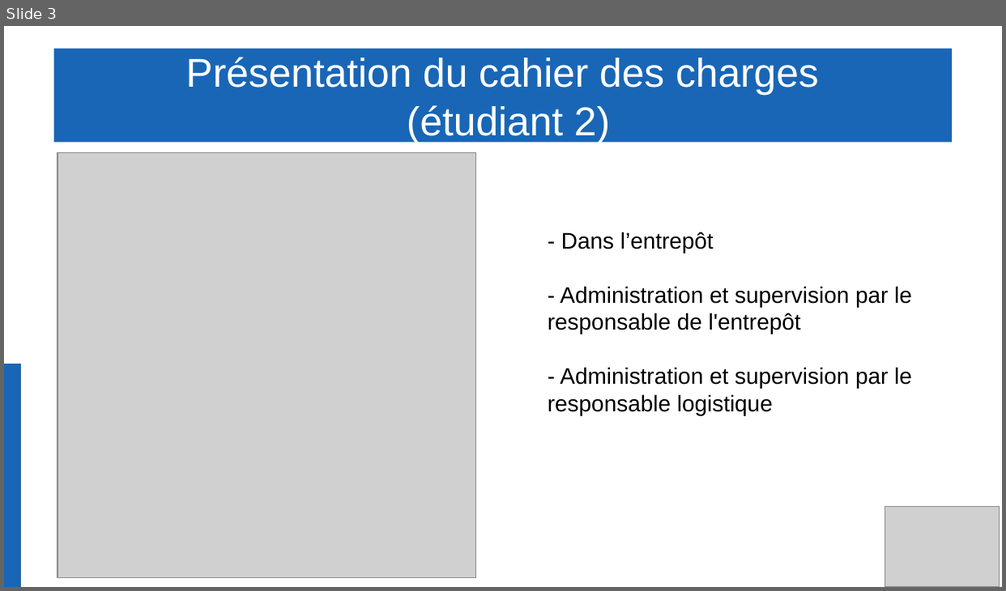
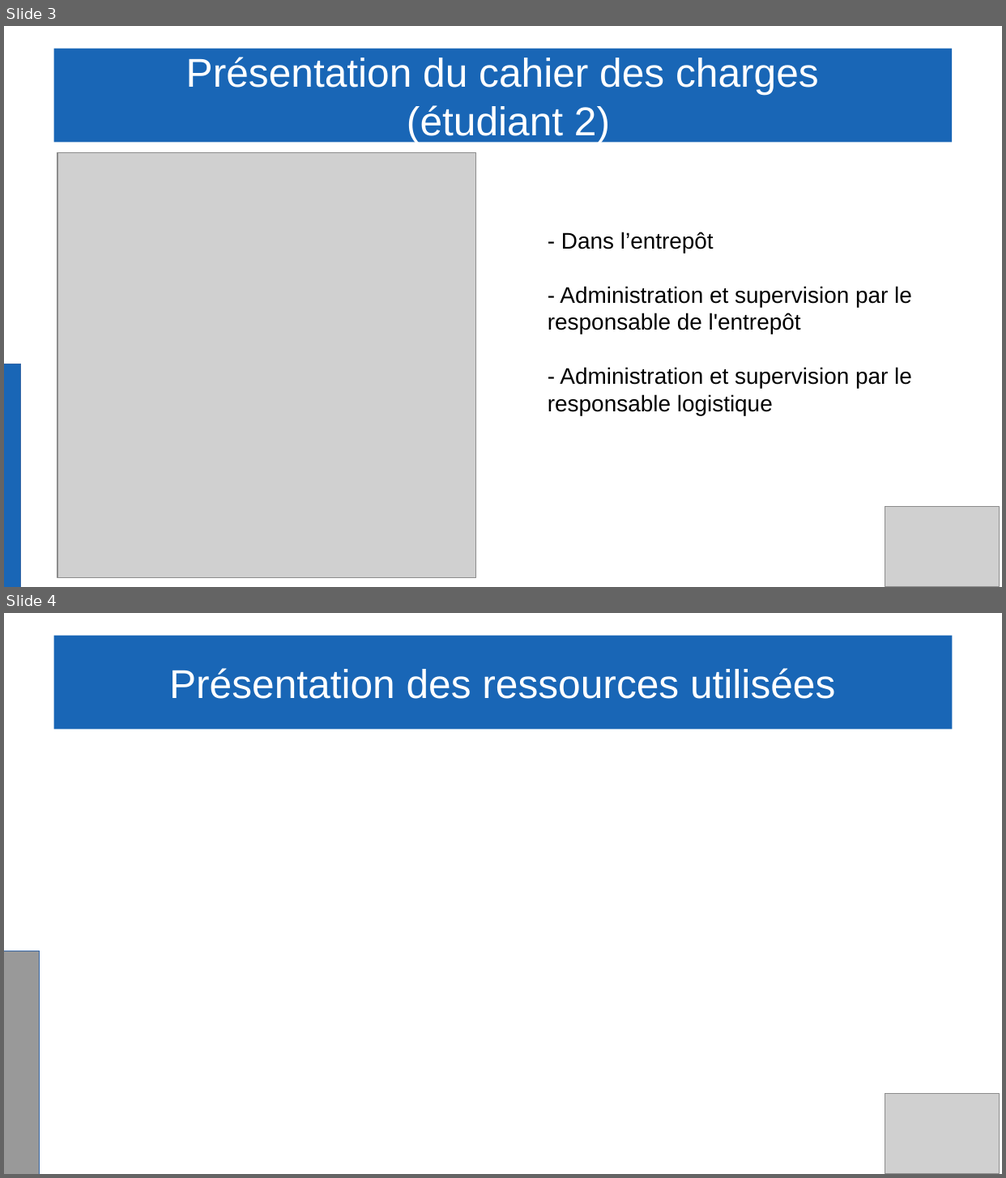
Before and after one commit to Gabin221/Tracking-BLE-documents, a slide deck: Revues/Revues2/Partie commune/presentation_yahya_andrea_gabin.odp. Shown one above the other, each under a label of ours: slide 3 before the commit, slides 3 and 4 after it. The pictures are 1006x591 and 1006x1178 pixels, drawn with LibreOffice and Linux fonts; fonts in the diff are those of the drawing; grey boxes stand for pictures. Boxes give left, top, right and bottom in pixels: in the first picture for what was removed or moved away, otherwise in the second. Text is boxed around its words. In the diff, an @@ line names an element or a change of style, - is before the commit and + after.

```diff
--- a/Revues/Revues2/Partie commune/presentation_yahya_andrea_gabin.odp
+++ b/Revues/Revues2/Partie commune/presentation_yahya_andrea_gabin.odp
@@ slide 4 added at (4, 613, 1002, 1174), background #FFFFFF @@
@@ title added at (53, 636, 953, 730), fill #1966B6, 32 pt, text #FFFFFF @@
+Présentation des ressources utilisées
@@ rectangle added at (4, 952, 40, 1174), fill #999999, outline #3465A4 0 pt @@
@@ picture added at (885, 1094, 1000, 1174) @@
```
Also in this commit, not shown: 2 other files.
